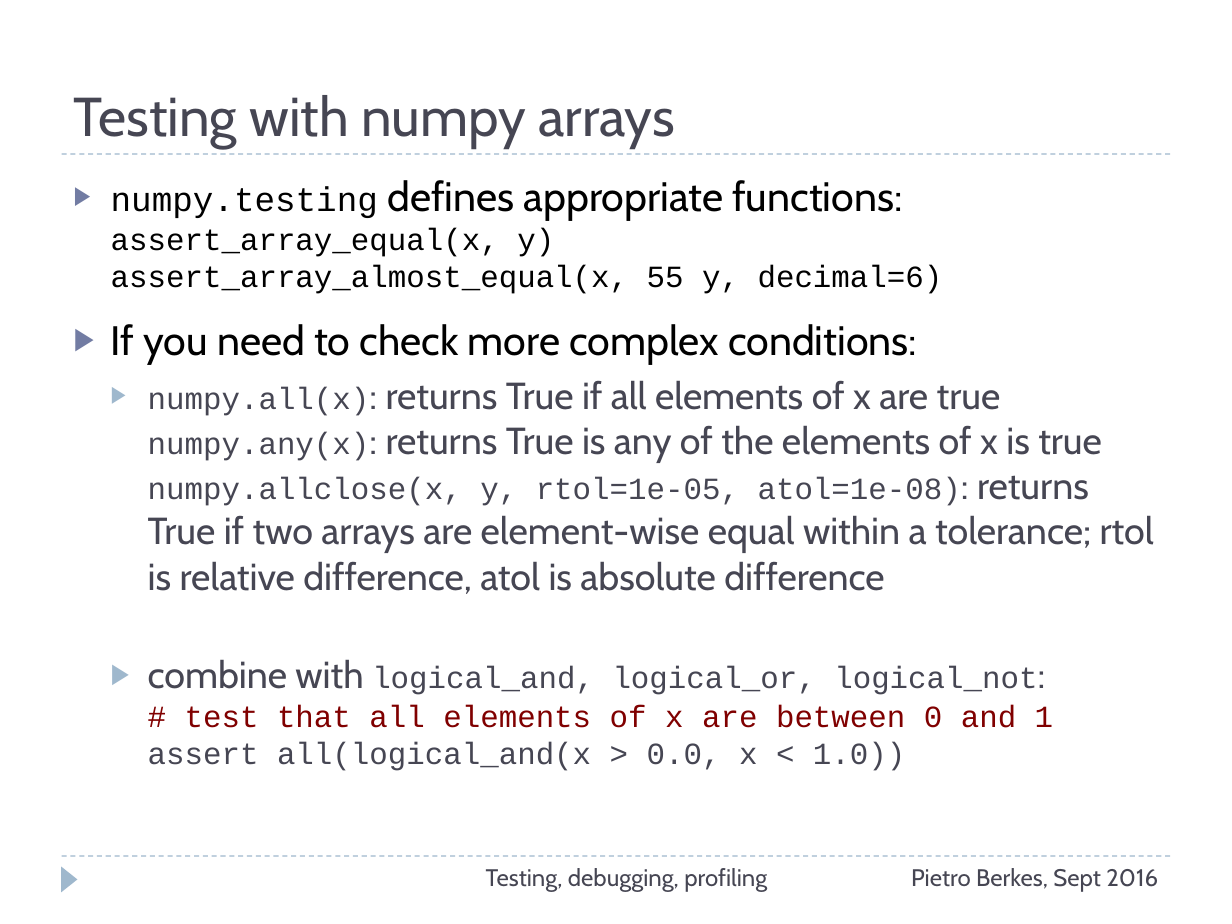
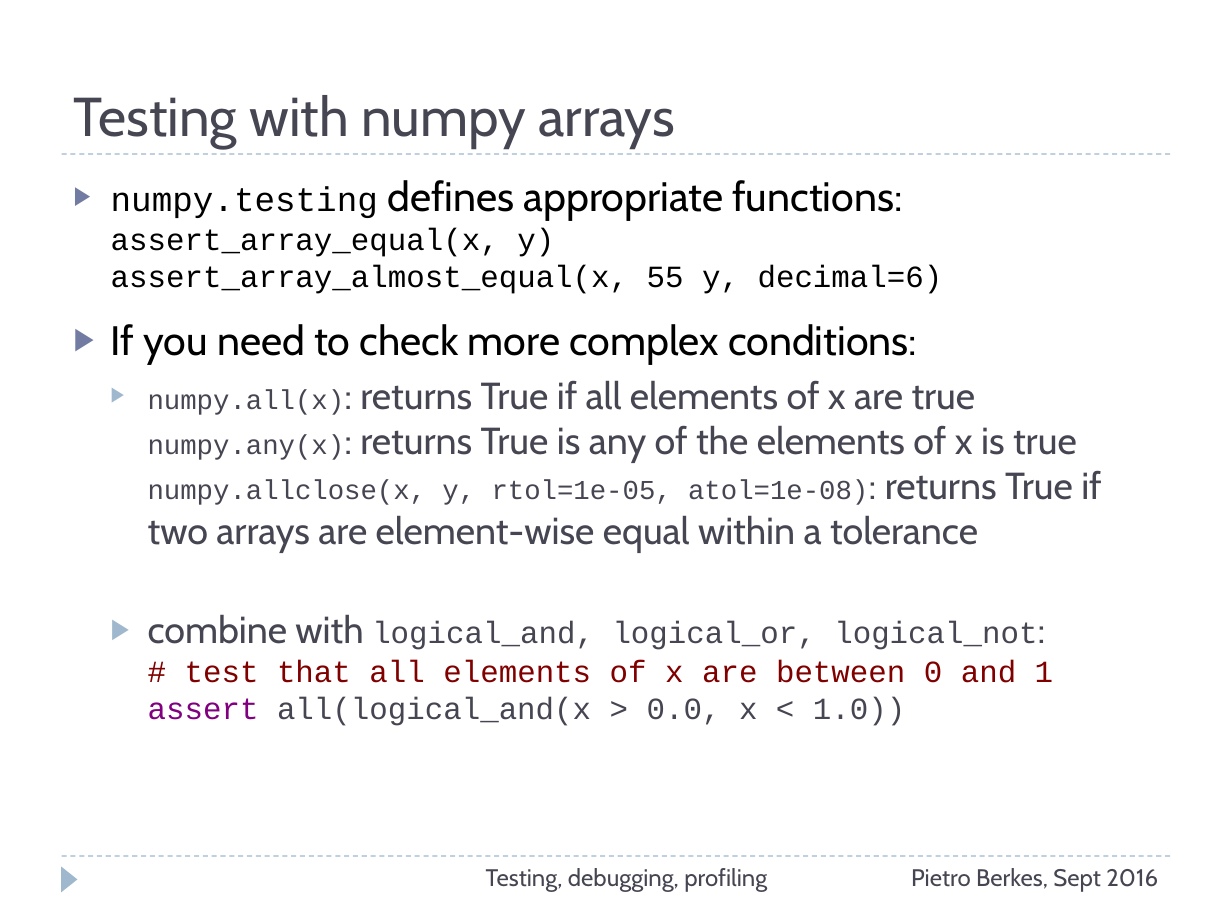
Before and after one commit to ASPP/testing_debugging_profiling, a slide deck: slide 30 of testing-debugging-profiling.pptx. Drawn at 1232x924 pixels with LibreOffice and Linux fonts; fonts in the diff are those of the drawing. Boxes give left, top, right and bottom in pixels: in the first picture for what was removed or moved away, otherwise in the second. Text is boxed around its words. In the diff, an @@ line names an element or a change of style, - is before the commit and + after.

Commit message:
Slides about testing converted to py.test.

```diff
--- a/testing-debugging-profiling.pptx
+++ b/testing-debugging-profiling.pptx
@@ text at bbox=[148, 380, 1101, 553]: text changed @@
-  ▶ numpy.all(x): returns True if all elements of x are true
-    numpy.any(x): returns True is any of the elements of x is true
-    numpy.allclose(x, y, rtol=1e-05, atol=1e-08): returns True if two arrays are element-wise equal within a tolerance; rtol is relative difference, atol is absolute difference
+  ▶ numpy.all(x): returns True if all elements of x are true
+    numpy.any(x): returns True is any of the elements of x is true
+    numpy.allclose(x, y, rtol=1e-05, atol=1e-08): returns True if two arrays are element-wise equal within a tolerance
@@ text at bbox=[148, 614, 1053, 726]: text colour #464653 to #800080 in "assert" @@
```
Also in this commit, not shown: 12 other slides changed, 1 slide added, 1 slide removed, 1 other file.
